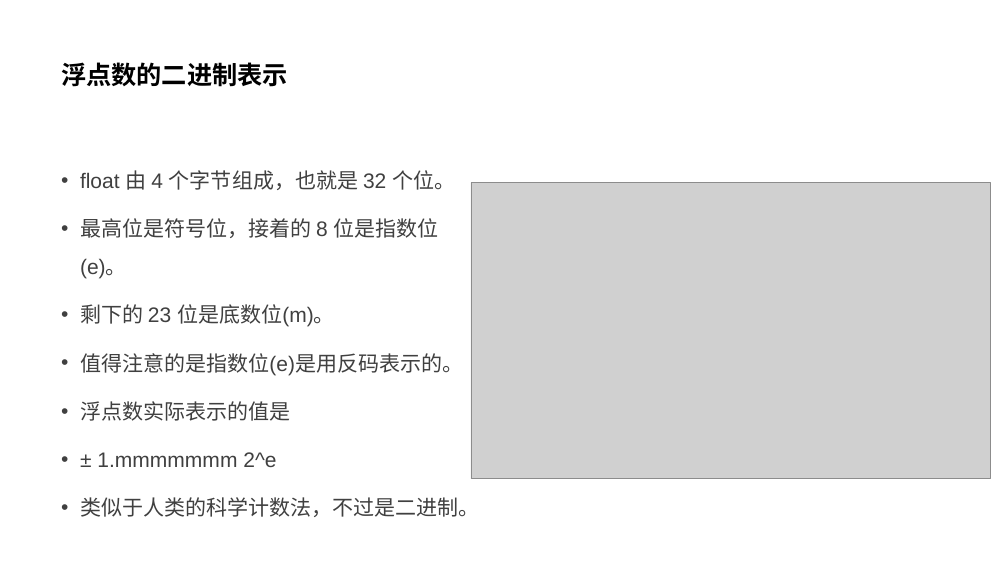
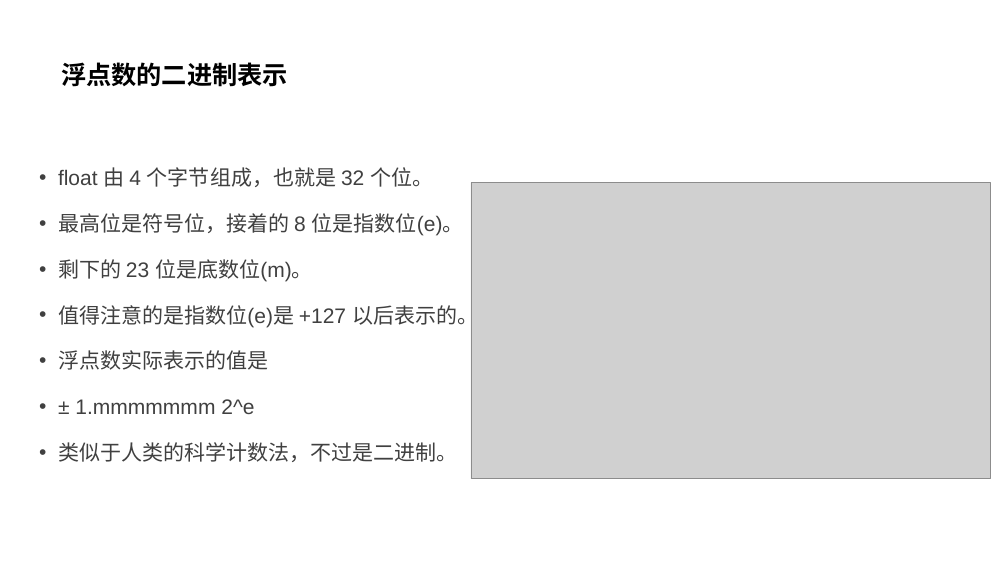
Before and after one commit to parallel101/course, a slide deck: slide 35 of 12/slides.pptx. Drawn at 1008x567 pixels with LibreOffice and Linux fonts; fonts in the diff are those of the drawing; grey boxes stand for pictures. Boxes give left, top, right and bottom in pixels: in the first picture for what was removed or moved away, otherwise in the second. Text is boxed around its words. In the diff, an @@ line names an element or a change of style, - is before the commit and + after.

```diff
--- a/12/slides.pptx
+++ b/12/slides.pptx
@@ text "float 由 4 个字节组成，也就是 32 ...": place and size @@
-text "float 由 4 个字节组成，也就是 32 ..." at box(80, 170, 480, 517)
+text "float 由 4 个字节组成，也就是 32 ..." at box(58, 167, 478, 462)
@@ text at box(58, 167, 464, 462): line spacing 1.5 to 1.4 @@
@@ text at box(58, 302, 478, 328): text changed @@
-• 值得注意的是指数位(e)是用反码表示的。
+• 值得注意的是指数位(e)是 +127 以后表示的。
```
Also in this commit, not shown: 7 other slides changed, 23 other files.
